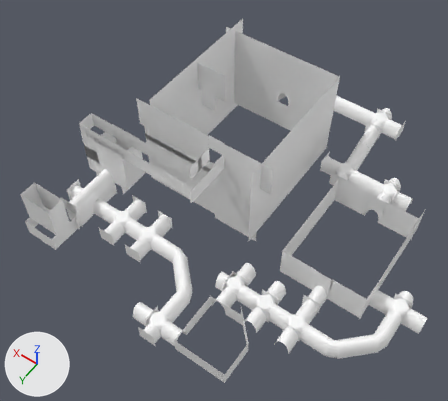
The FBX model kOS/Kos Editor/Assets/Models/M4 Assets/M4Level1UpdatedWall.fbx: old version first, new version second.
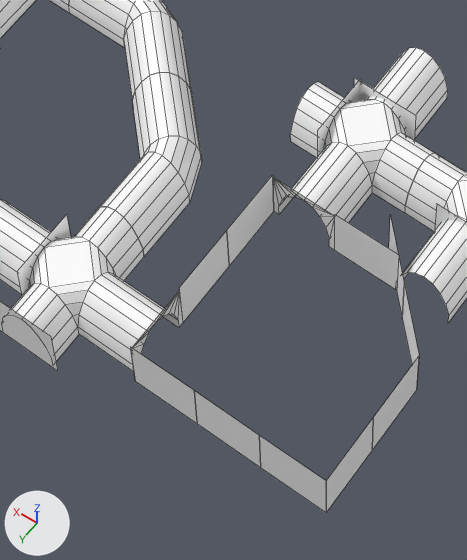
The first picture shows the older version from a 50 mm lens placed at (-152.8, 89.1, 223.5), pointed at (-53.8, -49.5, 5.6). The close-ups show the older and then the newer version on the part from 31% to 58% of the width and 62% to 99% of the height of that picture. Only the edits that show in the close-ups are written down. Lighting does not change. The marker at lower left points along +X, +Y and +Z. The close-ups show mesh edges as thin lines. Where no turn or scale is listed for an object, it has been applied to the vertices.

Objects in the first close-up: 'Model_Basic_WallArchCorridor_Angled_A4', 'Model_Basic_WallArchCorridor_Angled_A5', 'Model_Basic_WallArchCorridor_CrossJunction_A17', 'Model_Basic_WallArchCorridor_CrossJunction_A18', 'Model_Basic_WallArchCorridor_CrossJunction_A19', 'Model_Basic_Wall_8M_A100', 'Model_Basic_Wall_8M_A466', 'Model_Basic_Wall_8M_A91', 'Model_Basic_Wall_8M_A92', 'Model_Basic_Wall_8M_A93', 'Model_Basic_Wall_8M_A98', 'Model_Basic_Wall_8M_A99' and 9 more.
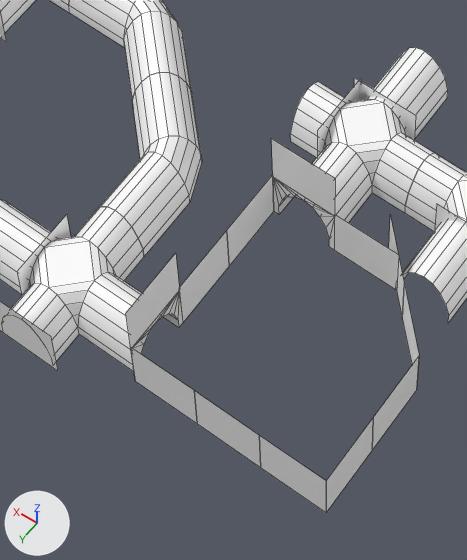
Where the newer file only moved an object's origin or applied its transform, the numbers keep the older frame.

Location of each change, (x1, y1, x2, y2) in pixels of the close-ups (467 x 560 px):
'Model_Basic_Wall_8M_A512', added
    after: (271, 138, 335, 216)
'Model_Basic_Wall_8M_A511', added
    after: (126, 253, 180, 348)

Edits to the bpy script that builds the scene:
```text
Add me_mesh_405_1:
    me_mesh_405_1.from_pydata([(0.0, 0.0, 0.0), (0.0, 0.0, 8.0), (-8.0, 0.0, 8.0), (-8.0, 0.0, 0.0)], [], [(0, 3, 2, 1)])
    me_mesh_405_1.materials.append(mat_uvchecker10)  # its picture is missing
Add me_mesh_404_1:
    me_mesh_404_1.from_pydata([(0.0, 0.0, 0.0), (0.0, 0.0, 8.0), (0.0, -8.0, 8.0), (0.0, -8.0, 0.0)], [], [(0, 3, 2, 1)])
    me_mesh_404_1.materials.append(mat_uvchecker10)  # its picture is missing
Add ob_model_basic_wall_8m_a512:
    ob_model_basic_wall_8m_a512 = bpy.data.objects.new('Model_Basic_Wall_8M_A512', me_mesh_405_1)
    ob_model_basic_wall_8m_a512.location = (-75.6, -9.8, 0.0)
Add ob_model_basic_wall_8m_a511:
    ob_model_basic_wall_8m_a511 = bpy.data.objects.new('Model_Basic_Wall_8M_A511', me_mesh_404_1)
    ob_model_basic_wall_8m_a511.location = (-75.6, 14.2, 0.0)
```
